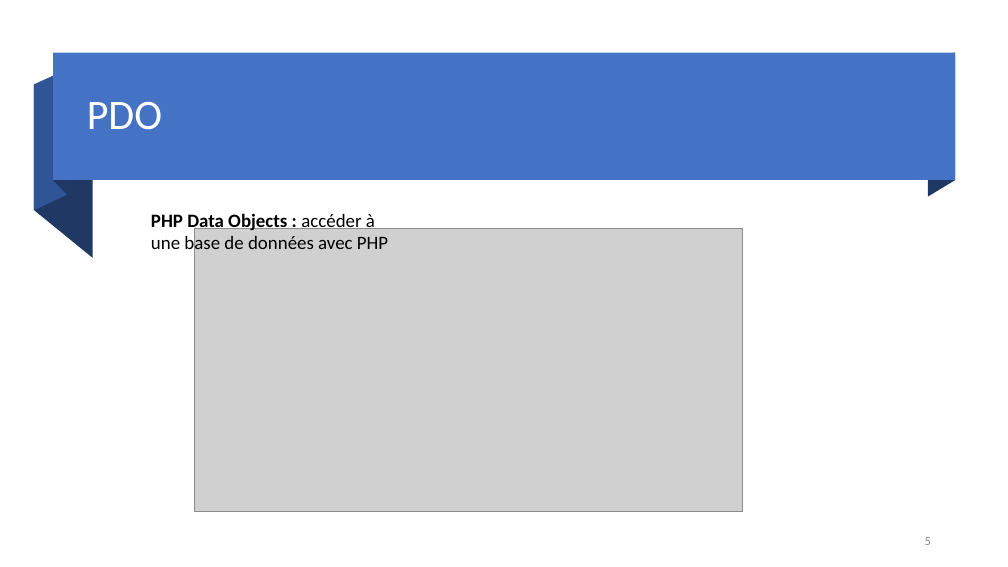
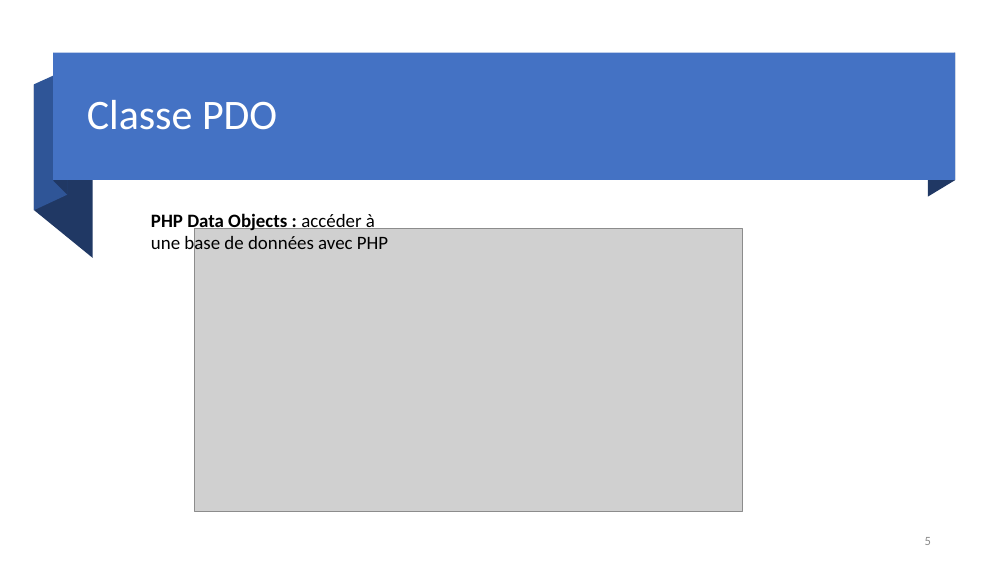
Before and after one commit to DylanMielot/FormationFormateur, a slide deck: slide 5 of Formation de formateur.pptx. Drawn at 1008x567 pixels with LibreOffice and Linux fonts; fonts in the diff are those of the drawing; grey boxes stand for pictures. Boxes give left, top, right and bottom in pixels: in the first picture for what was removed or moved away, otherwise in the second. Text is boxed around its words. In the diff, an @@ line names an element or a change of style, - is before the commit and + after.

```diff
--- a/Formation de formateur.pptx
+++ b/Formation de formateur.pptx
@@ title at (87, 100, 277, 130): text changed @@
-PDO
+Classe PDO
```
Also in this commit, not shown: 2 other slides changed, 2 slides added, 1 slide removed.
